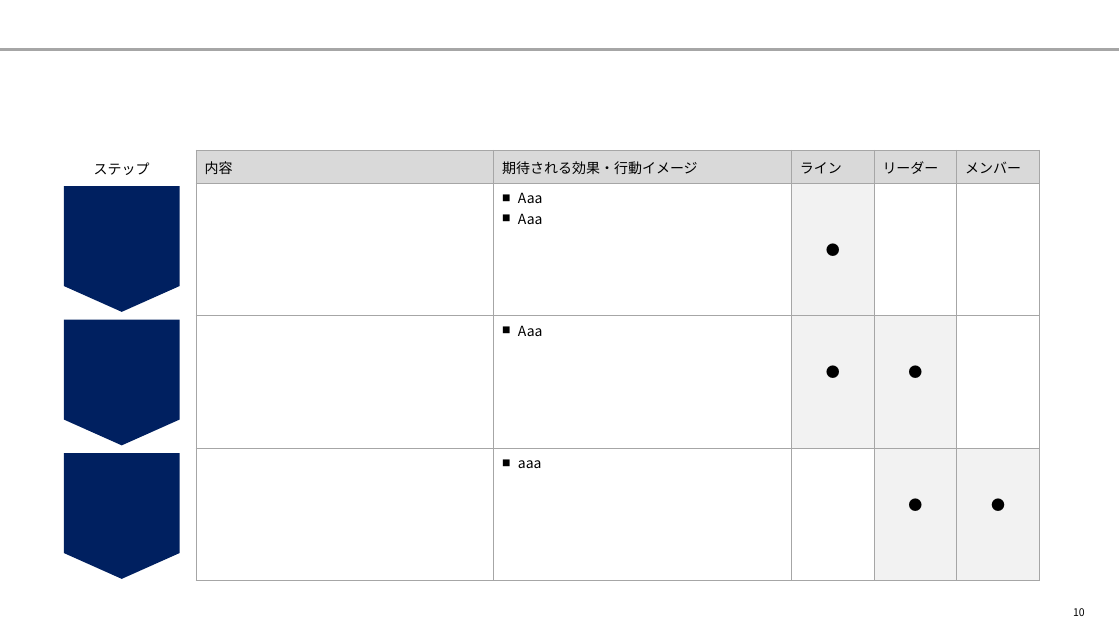
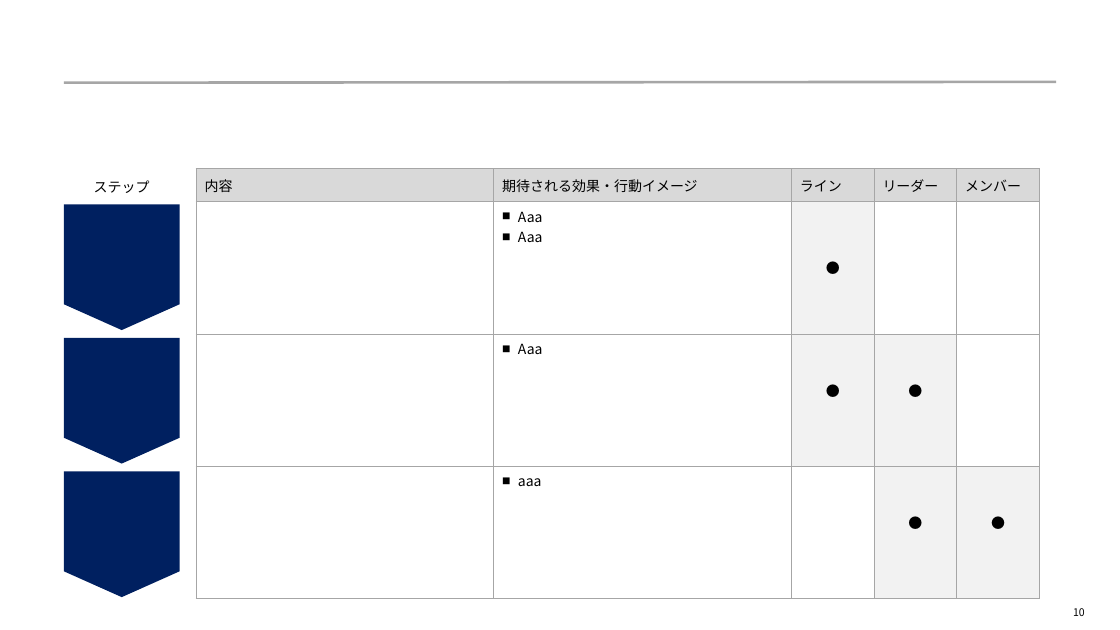
Before and after one commit to yuzucha16/dotfiles, a slide deck: slide 10 of office/slide_layout.pptx. Drawn at 1120x630 pixels with LibreOffice and Linux fonts; fonts in the diff are those of the drawing. Boxes give left, top, right and bottom in pixels: in the first picture for what was removed or moved away, otherwise in the second. Text is boxed around its words. In the diff, an @@ line names an element or a change of style, - is before the commit and + after.

```diff
--- a/office/slide_layout.pptx
+++ b/office/slide_layout.pptx
@@ line moved from (0, 50) - (1120, 50) to (64, 82) - (1056, 82) @@
@@ pentagon arrow: place and size @@
-pentagon arrow at bbox=[64, 187, 180, 313]
+pentagon arrow at bbox=[64, 204, 180, 330]
@@ 2 pentagon arrows, 1 table, 1 text: place and size @@
-2 pentagon arrows, 1 table, 1 text at bbox=[64, 150, 1038, 581]
+2 pentagon arrows, 1 table, 1 text at bbox=[64, 169, 1038, 599]
```
Also in this commit, not shown: 32 other slides changed.
